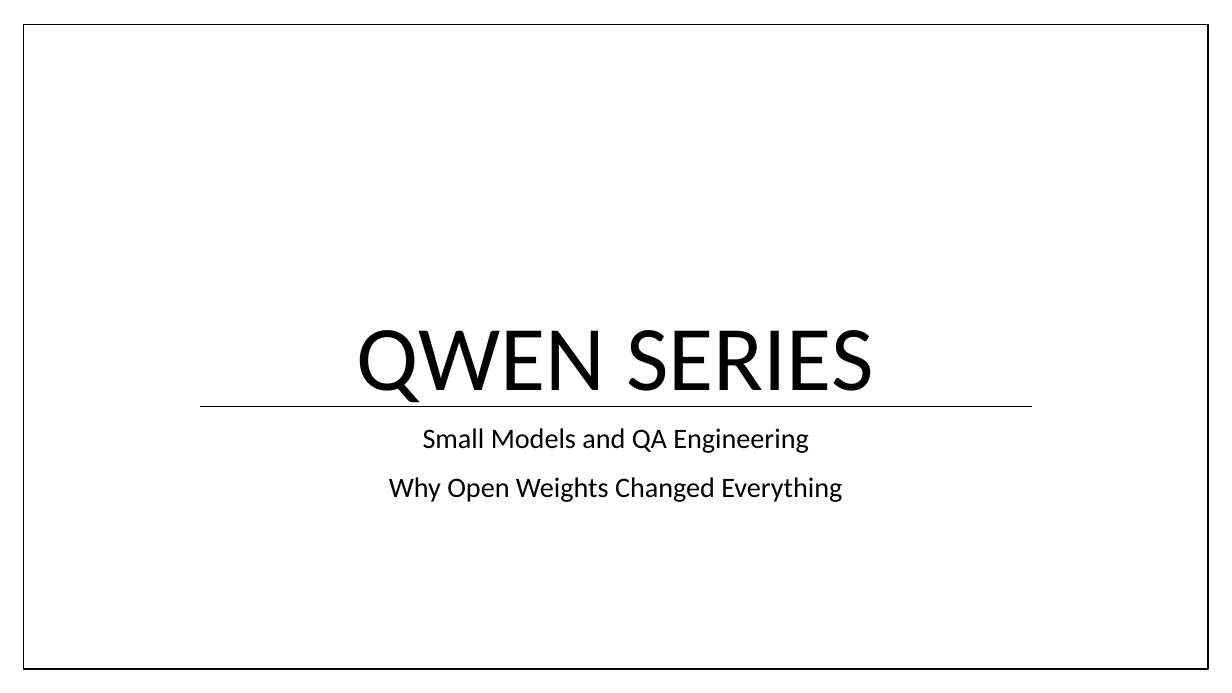
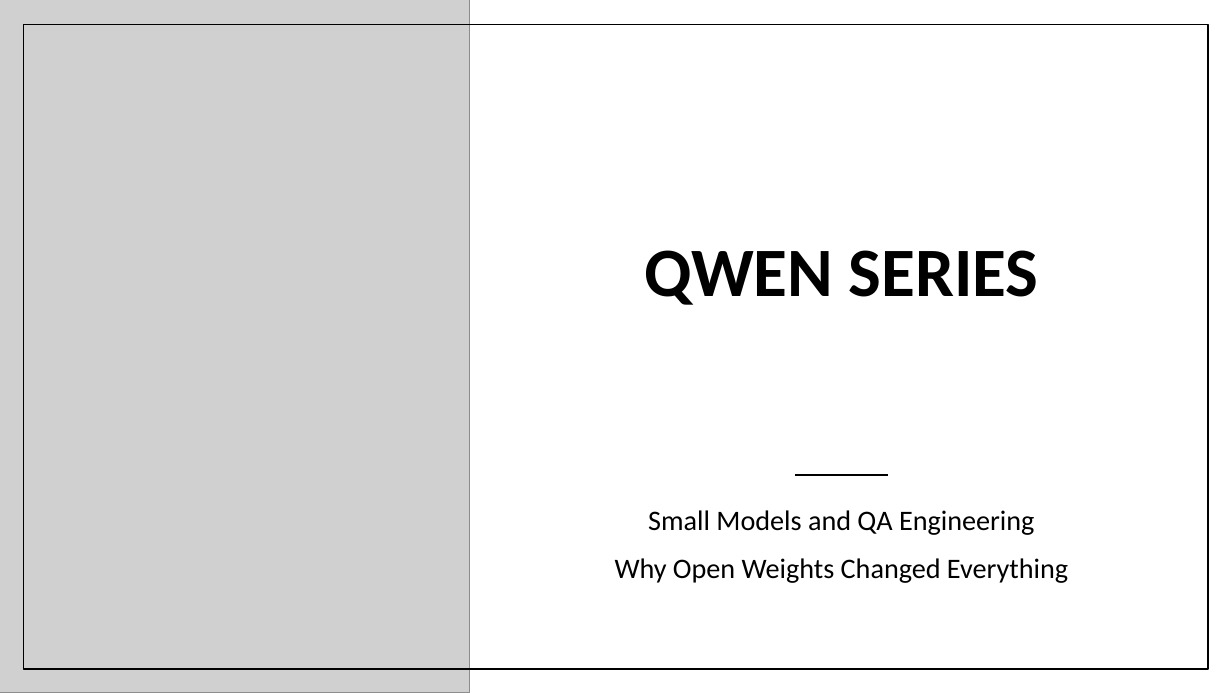
Before and after one commit to wrtnlabs/autobe, a slide deck: slide 51 of website/public/seminars/20260326-qwen-meetup-korea.pptx (slide 52 before the commit). Drawn at 1232x693 pixels with LibreOffice and Linux fonts; fonts in the diff are those of the drawing; grey boxes stand for pictures. Boxes give left, top, right and bottom in pixels: in the first picture for what was removed or moved away, otherwise in the second. Text is boxed around its words. In the diff, an @@ line names an element or a change of style, - is before the commit and + after.

```diff
--- a/website/public/seminars/20260326-qwen-meetup-korea.pptx
+++ b/website/public/seminars/20260326-qwen-meetup-korea.pptx
@@ rectangle added at box(0, 0, 1232, 693), fill #FFFFFF @@
@@ rectangle added at box(0, 0, 419, 693), fill #FFFFFF @@
@@ picture added at box(0, 0, 470, 693) @@
@@ rectangle removed at box(23, 25, 1208, 669) @@
@@ rectangle added at box(23, 25, 1208, 669), outline #000000 1 pt @@
@@ title "QWEN SERIES": place and size @@
-title "QWEN SERIES" at box(357, 330, 873, 407)
+title "QWEN SERIES" at box(644, 250, 1039, 305)
@@ title "QWEN SERIES" at box(644, 250, 1039, 305): size 72 to 54 pt, bold on; vertical alignment bottom to middle @@
@@ line removed from (201, 407) to (1032, 407) @@
@@ line added from (796, 475) to (888, 475), #000000 1.5 pt @@
@@ text "Small Models and QA Engineering": place and size @@
-text "Small Models and QA Engineering" at box(389, 428, 842, 502)
+text "Small Models and QA Engineering" at box(615, 510, 1068, 583)
@@ text "Small Models and QA Engineering" at box(615, 510, 1068, 583): vertical alignment top to middle @@
```
Also in this commit, not shown: 5 other slides changed, 2 slides removed.
